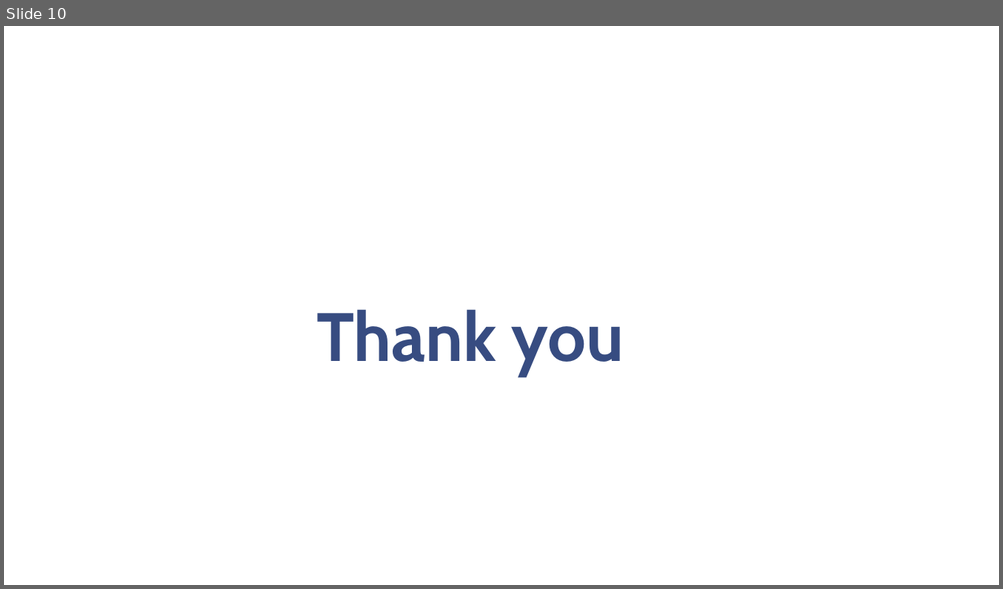
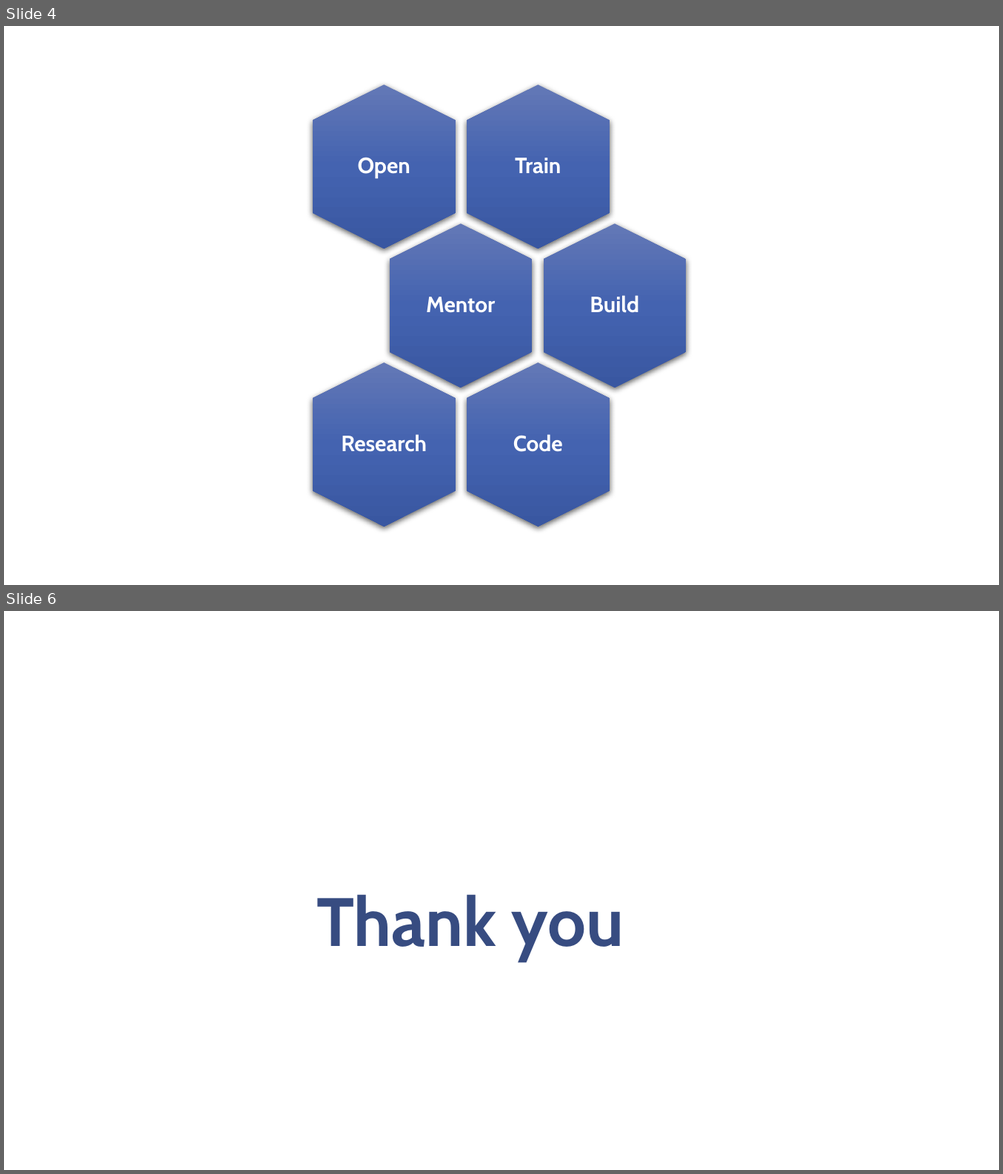
Before and after one commit to kitavidavis/collect-v2, a slide deck: src/assets/Geopsy template.pptx. Shown one above the other, each under a label of ours: slide 10 before the commit, slides 4 and 6 after it; the slides between them are not shown. The pictures are 1003x589 and 1003x1174 pixels, drawn with LibreOffice and Linux fonts; fonts in the diff are those of the drawing; background and template pictures are left out. Boxes give left, top, right and bottom in pixels: in the first picture for what was removed or moved away, otherwise in the second. Text is boxed around its words. In the diff, an @@ line names an element or a change of style, - is before the commit and + after.

```diff
--- a/src/assets/Geopsy template.pptx
+++ b/src/assets/Geopsy template.pptx
@@ slide 4 added at bbox=[4, 26, 999, 585], background #FFFFFF @@
@@ group added at bbox=[313, 84, 686, 526]: 6 hexagons, 6 texts @@
+Train
+Open
+Mentor
+Build
+Code
+Research
@@ what was slide 10 is now slide 6 @@
```
Also in this commit, not shown: 2 slides changed, 2 other slides added, 7 slides removed, 2 other files.
